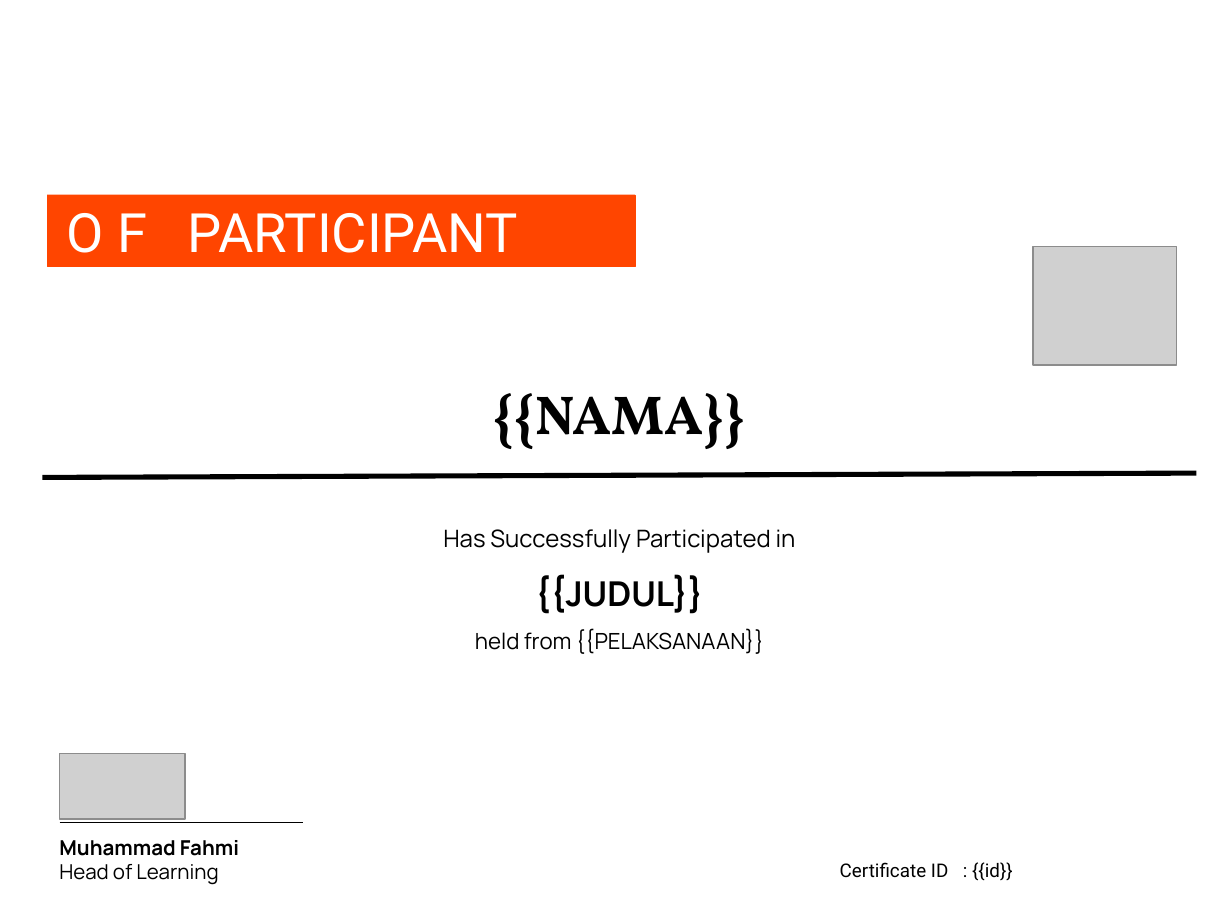
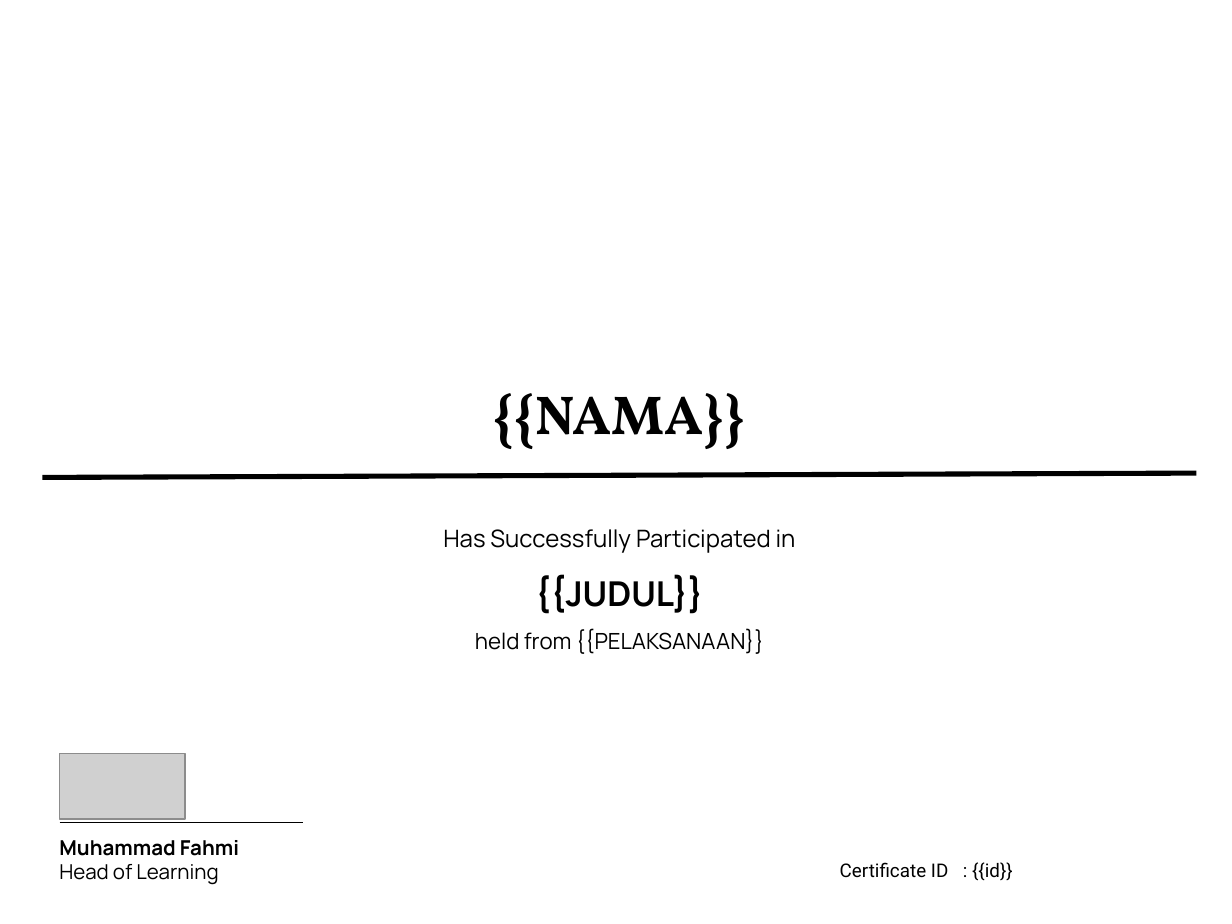
Before and after one commit to Fahmifc123/intelligo-certificate-trial, a slide deck: slide 1 of backend/static/certificates/Template of Certificate Intelligo.pptx. Drawn at 1232x924 pixels with LibreOffice and Linux fonts; fonts in the diff are those of the drawing; grey boxes stand for pictures; background and template pictures are left out. Boxes give left, top, right and bottom in pixels: in the first picture for what was removed or moved away, otherwise in the second. Text is boxed around its words. In the diff, an @@ line names an element or a change of style, - is before the commit and + after.

```diff
--- a/backend/static/certificates/Template of Certificate Intelligo.pptx
+++ b/backend/static/certificates/Template of Certificate Intelligo.pptx
@@ rectangle removed at <box>47,195,634,266</box> @@
@@ text removed at <box>67,213,518,253</box> @@
-O F PARTICIPANT
@@ picture removed at <box>1034,246,1178,365</box> @@
```
Also in this commit, not shown: 17 other files.
